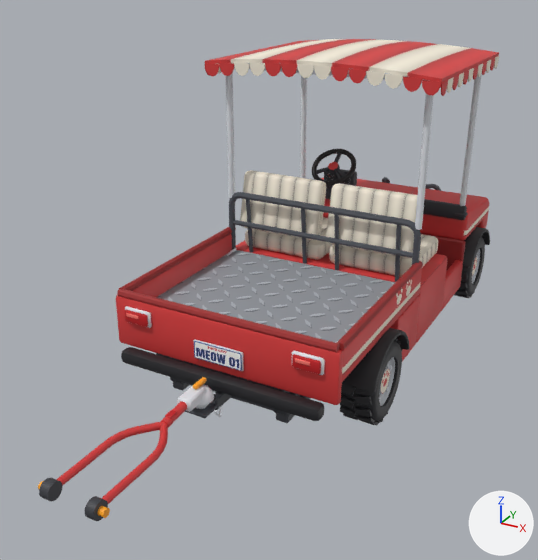
One commit to the Blender file assets/caddy/caddy.blend: the scene before it, then after it.
Both versions are drawn from a camera (50 mm lens) standing at (6.47, -15.03, 8.43) and looking at (-0.35, -2.64, 2.24). The lights are fixed; the arrows at lower right show +X, +Y and +Z. The picture after the commit comes second.

The first picture shows 'Body', 'Canopy', 'SteeringWheel', 'TowBar', 'WheelFR', 'WheelRR' and 1 more.
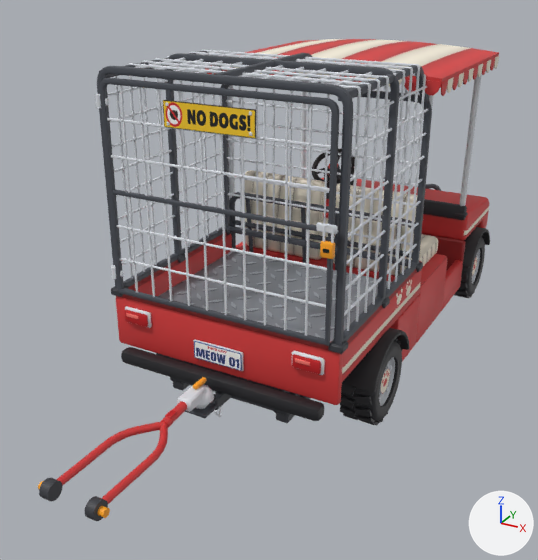
The change, as a list of edits to the scene's bpy script:
```text
Add me_cagegate_001:
    me_cagegate_001.from_pydata(...)  # 840 vertices, 762 faces; spans x -2.28..2.28, y -0.16..0.16, z -1.98..1.98
    me_cagegate_001.polygons.foreach_set('use_smooth', [True] * 762)
    me_cagegate_001.materials.append(mat_caddymat)  # picture img_caddy_texture_red_png
Add me_cargocage_001:
    me_cargocage_001.from_pydata(...)  # 2352 vertices, 2002 faces; spans x -2.4..2.4, y -2.06..2.06, z -2.12..2.12
    me_cargocage_001.polygons.foreach_set('use_smooth', [True] * 2002)
    me_cargocage_001.materials.append(mat_caddymat)  # picture img_caddy_texture_red_png
Add ob_cagegate:
    ob_cagegate = bpy.data.objects.new('CageGate', me_cagegate_001)
    ob_cagegate.location = (-0.01, -5.27, 4.55)
Add ob_cargocage:
    ob_cargocage = bpy.data.objects.new('CargoCage', me_cargocage_001)
    ob_cargocage.location = (0.0, -3.12, 4.58)
```

Boxes [x1, y1, x2, y2] around the edits, measured in the pictures (538 x 560 px):
'CargoCage', added: after [97, 50, 432, 354]
'CageGate', added: after [95, 78, 339, 346]
